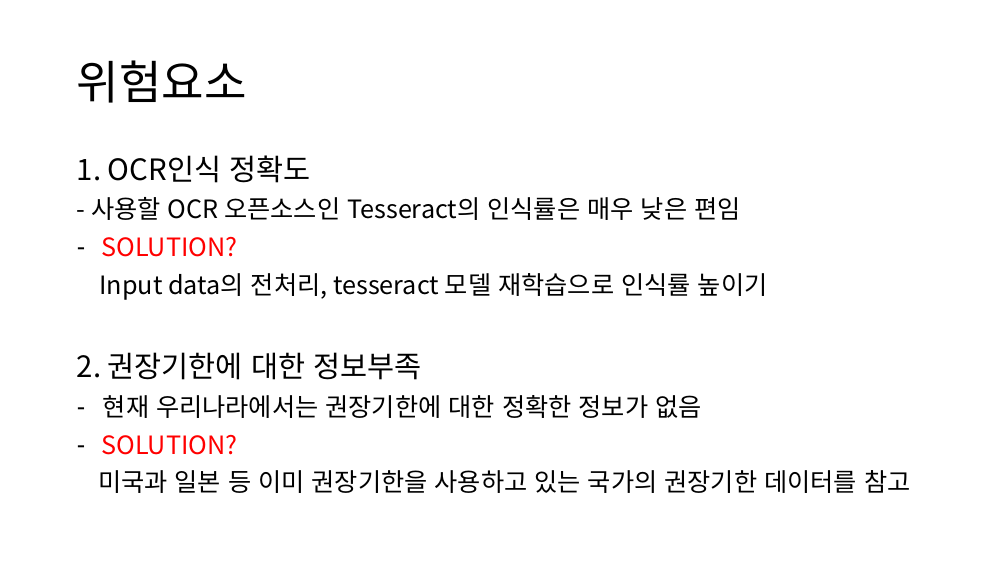
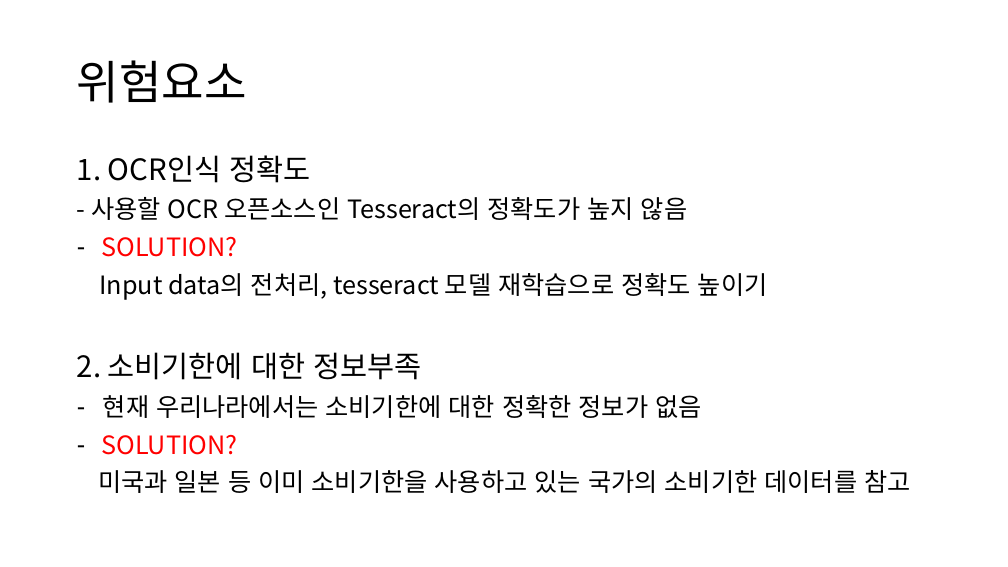
Before and after one commit to LumiereKANG/SW_development, a slide deck: slide 11 of ETC/프로젝트 제안서 7조.pptx. Drawn at 1008x567 pixels with LibreOffice and Linux fonts; fonts in the diff are those of the drawing. Boxes give left, top, right and bottom in pixels: in the first picture for what was removed or moved away, otherwise in the second. Text is boxed around its words. In the diff, an @@ line names an element or a change of style, - is before the commit and + after.

Commit message:
10.02 Edit ppt

```diff
--- a/ETC/프로젝트 제안서 7조.pptx
+++ b/ETC/프로젝트 제안서 7조.pptx
@@ text at [91,197,687,220]: text changed @@
-- 사용할 OCR 오픈소스인 Tesseract의 인식률은 매우 낮은 편임
+- 사용할 OCR 오픈소스인 Tesseract의 정확도가 높지 않음
@@ text at [77,273,768,418]: text changed @@
-Input data의 전처리, tesseract 모델 재학습으로 인식률 높이기
-2. 권장기한에 대한 정보부족
-– 현재 우리나라에서는 권장기한에 대한 정확한 정보가 없음
+Input data의 전처리, tesseract 모델 재학습으로 정확도 높이기
+2. 소비기한에 대한 정보부족
+– 현재 우리나라에서는 소비기한에 대한 정확한 정보가 없음
@@ text at [98,470,910,493]: text changed @@
-미국과 일본 등 이미 권장기한을 사용하고 있는 국가의 권장기한 데이터를 참고
+미국과 일본 등 이미 소비기한을 사용하고 있는 국가의 소비기한 데이터를 참고
```
Also in this commit, not shown: 6 other slides changed, 1 slide added, 2 slides removed.
